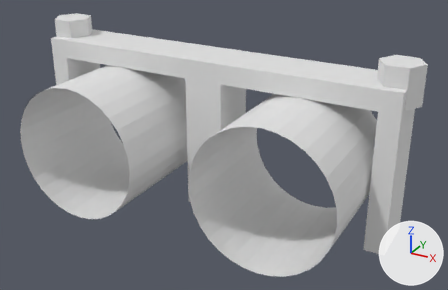
What one commit did to the OBJ model src/main/resources/assets/electricity/models/dc_trunk_cable/dc_trunk_cable_arm.obj.
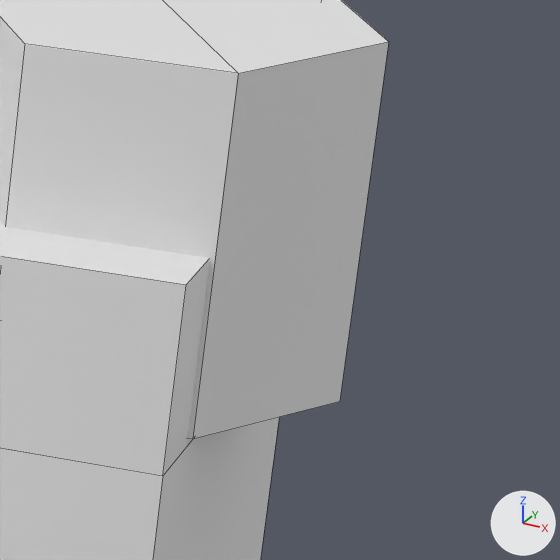
Each version appears first whole from a camera (50 mm lens) standing at (0.876, -0.7, 0.41) and looking at (0.532, -0.076, 0.098), and next in a close-up on the part from 85% to 100% of the width and 21% to 43% of the height. Lighting does not change. The marker at lower right points along +X, +Y and +Z. The first two pictures are the older version. The close-ups show mesh edges as thin lines. Where no turn or scale is listed for an object, it has been applied to the vertices.

Script lines for the objects in view, before the commit:
```python
me_cleat = bpy.data.meshes.new('cleat')
me_cleat.from_pydata(...)  # 52 vertices, 40 faces; spans x 0.243..0.757, y -0.072..-0.003, z 0.0..0.224
me_cleat.materials.append(mat_cleat)  # its picture is missing
# before: 42 (0.718, -0.06, 0.176), 43 (0.744, -0.06, 0.176) at pixel (192, 438), 45 (0.705, -0.037, 0.176), 47 (0.718, -0.015, 0.176), 49 (0.744, -0.015, 0.176)
# before: 51 (0.757, -0.037, 0.176) at pixel (339, 401)
ob_cleat = bpy.data.objects.new('cleat', me_cleat)
ob_cleat.location = (0.0, 0.0, 0.0)
```
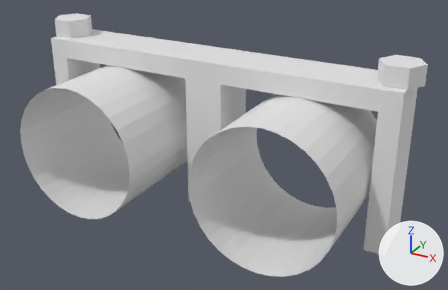
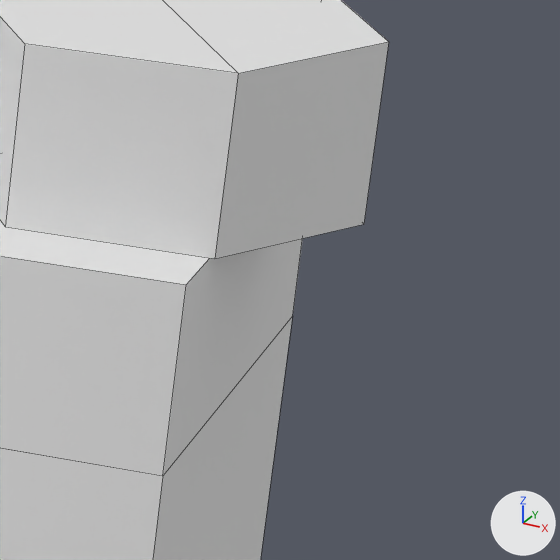
Where the change shows, as pixel boxes (x1, y1, x2, y2) in the close-ups (560 x 560 px; the box of a moved part takes in the faces that stretch with it):
part 1 of me_cleat, moved or reshaped: before (0, 17, 389, 439); after (0, 17, 389, 259)

The change, as a diff of the scene's bpy script:
```diff
--- a/src/main/resources/assets/electricity/models/dc_trunk_cable/dc_trunk_cable_arm.obj.py
+++ b/src/main/resources/assets/electricity/models/dc_trunk_cable/dc_trunk_cable_arm.obj.py
@@ me_cleat @@
 me_cleat.from_pydata(...)  # 52 vertices, 40 faces; spans x 0.243..0.757, y -0.072..-0.003, z 0.0..0.224
 # used by ob_cleat; location = (0.0, 0.0, 0.0)
+# me_cleat part 1
+for i in [42, 43, 45, 47, 49, 51]: me_cleat.vertices[i].co += Vector((0.0, 0.0, 0.024))
 me_cleat.materials.append(mat_cleat)
```
